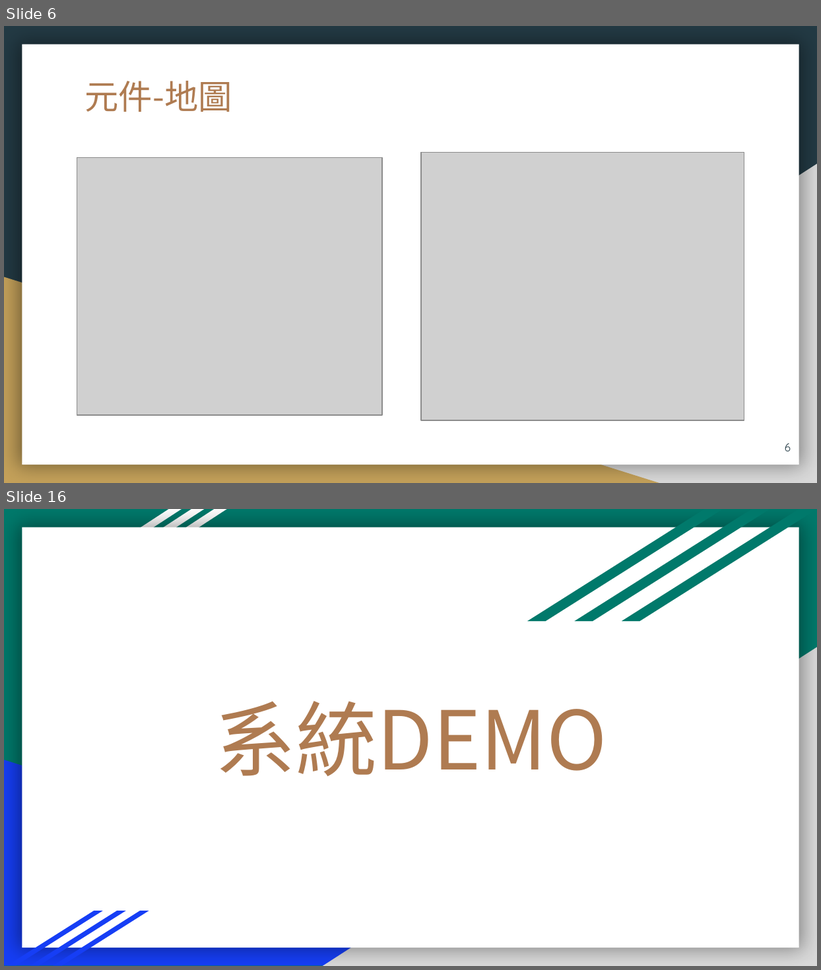
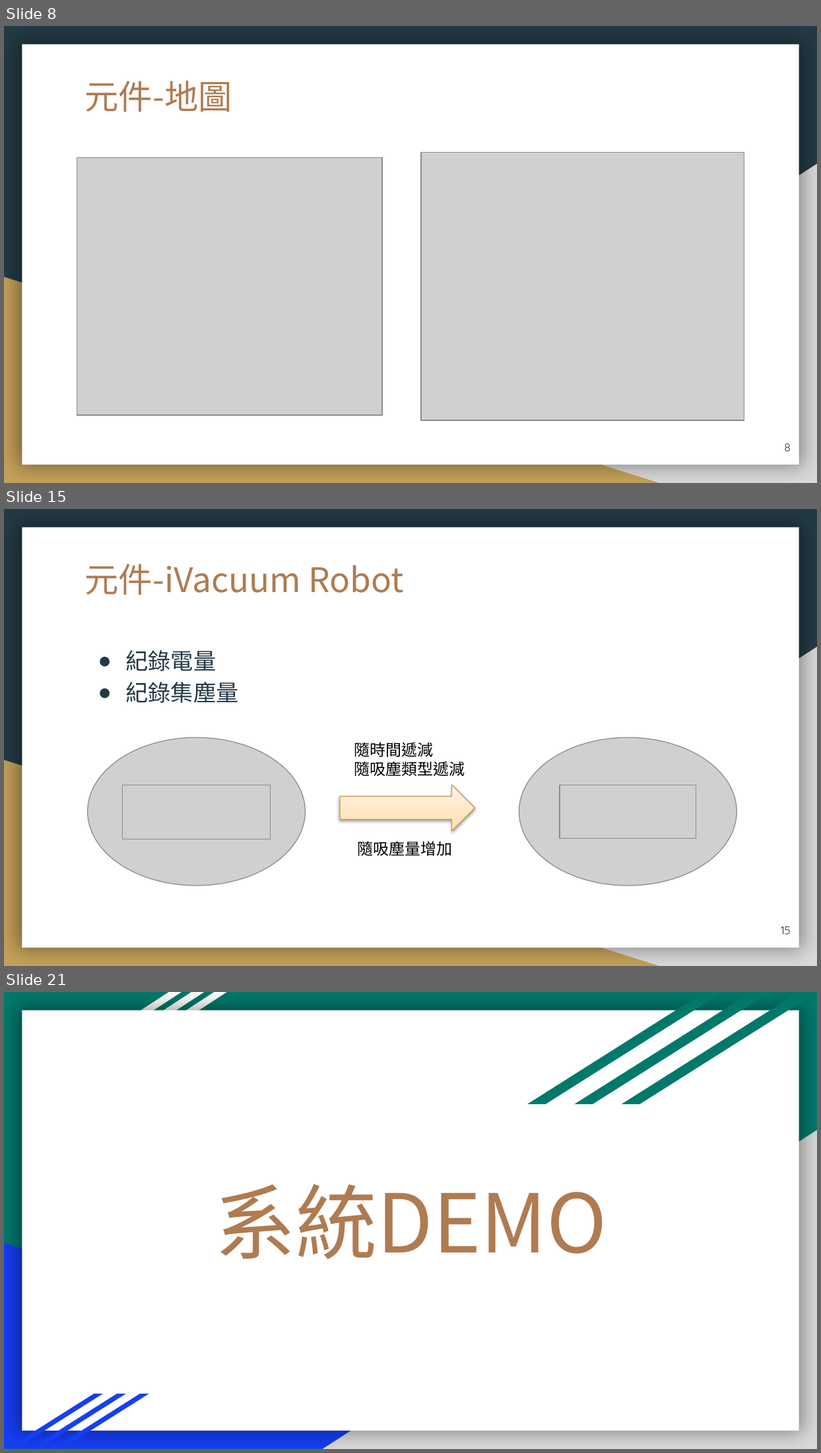
Before and after one commit to 106971001/AI, a slide deck: AI_Filnal_ppt.pptx. Shown one above the other, each under a label of ours: slides 6 and 16 before the commit, slides 8, 15 and 21 after it; the slides between them are not shown. The pictures are 821x970 and 821x1453 pixels, drawn with LibreOffice and Linux fonts; fonts in the diff are those of the drawing; grey boxes stand for pictures. Boxes give left, top, right and bottom in pixels: in the first picture for what was removed or moved away, otherwise in the second. Text is boxed around its words. In the diff, an @@ line names an element or a change of style, - is before the commit and + after.

```diff
--- a/AI_Filnal_ppt.pptx
+++ b/AI_Filnal_ppt.pptx
@@ slide 15 added at [4, 509, 817, 966], background #233A44; not listed: 3 template elements that a slide beside it also shows @@
@@ title added at [85, 564, 404, 595], 30 pt, text #AF7B51 @@
+元件-iVacuum Robot
@@ text added at [125, 650, 238, 703], 20 pt, text #233A44 @@
+● 紀錄電量
+● 紀錄集塵量
@@ picture added at [88, 737, 306, 885] @@
@@ text added at [354, 743, 465, 776], 14 pt, text #000000 @@
+隨時間遞減
+隨吸塵類型遞減
@@ picture added at [519, 737, 737, 885] @@
@@ picture added at [122, 786, 270, 840] @@
@@ right arrow added at [340, 786, 475, 832], fill gradient #FFDBA9 to #FFE5C2 to #FFF5E8, outline #C29E55 0.75 pt @@
@@ picture added at [560, 786, 697, 839] @@
@@ text added at [358, 842, 453, 856], 14 pt, text #000000 @@
+隨吸塵量增加
@@ page number added at [781, 927, 791, 935], 10 pt, text #233A44 @@
+15
@@ what was slide 6 is now slide 8 @@
@@ page number at [784, 444, 791, 452]: text changed @@
-6
+8
@@ what was slide 16 is now slide 21 @@
```
Also in this commit, not shown: 11 slides changed, 9 other slides added, 3 slides removed, 9 other files.
